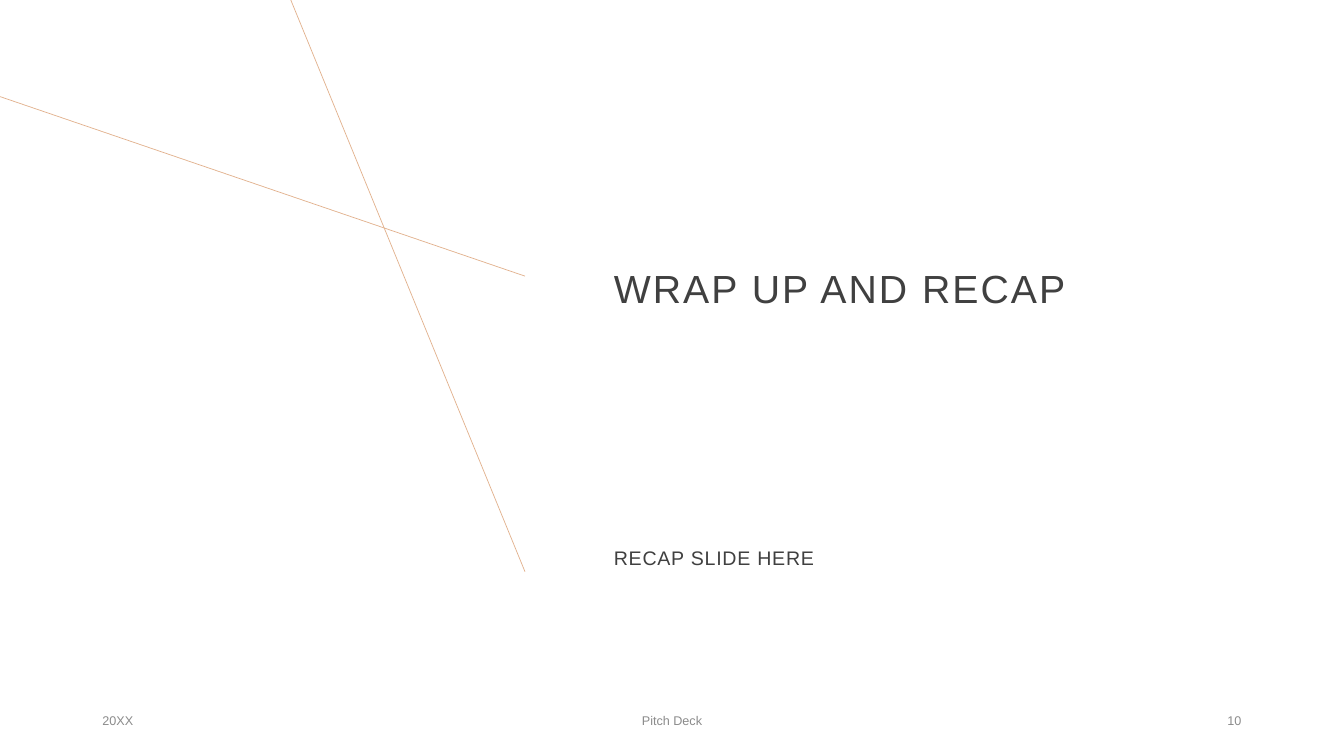
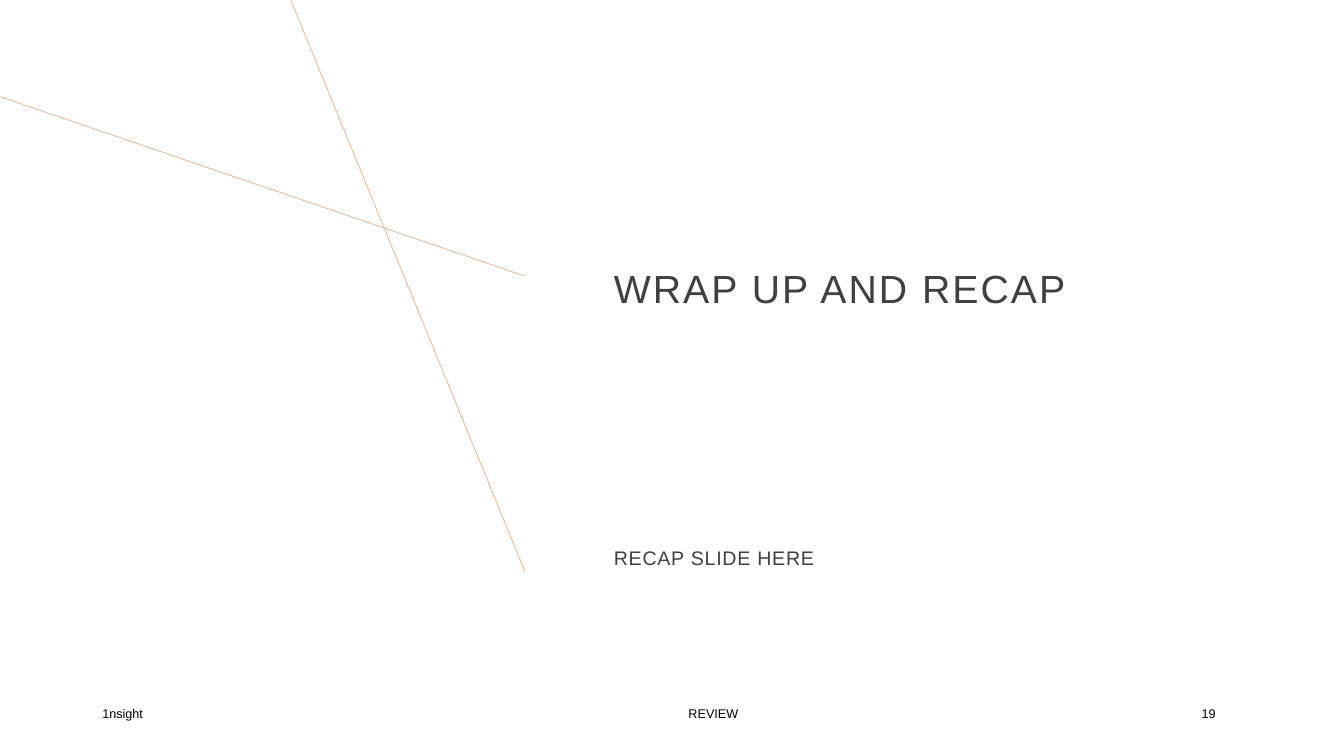
Before and after one commit to chrischoo/M2Project, a slide deck: slide 19 of presentation/1nsight Presentation - olist.pptx (slide 10 before the commit). Drawn at 1344x756 pixels with LibreOffice and Linux fonts; fonts in the diff are those of the drawing. Boxes give left, top, right and bottom in pixels: in the first picture for what was removed or moved away, otherwise in the second. Text is boxed around its words. In the diff, an @@ line names an element or a change of style, - is before the commit and + after.

```diff
--- a/presentation/1nsight Presentation - olist.pptx
+++ b/presentation/1nsight Presentation - olist.pptx
@@ text "1nsight" at (102, 709, 143, 721): vertical alignment middle to top @@
@@ text at (102, 709, 143, 721): text changed; text colour #8C8C8C to #000000 @@
-20XX
+1nsight
@@ text removed at (642, 716, 702, 725) @@
-Pitch Deck
@@ text added at (688, 709, 738, 718), 9 pt, text #000000 @@
+REVIEW
@@ page number added at (1202, 709, 1216, 718), 9 pt, text #000000 @@
+19
@@ page number removed at (1227, 716, 1241, 725) @@
-10
```
Also in this commit, not shown: 8 other slides changed, 11 slides added, 1 slide removed, 1 other file.
